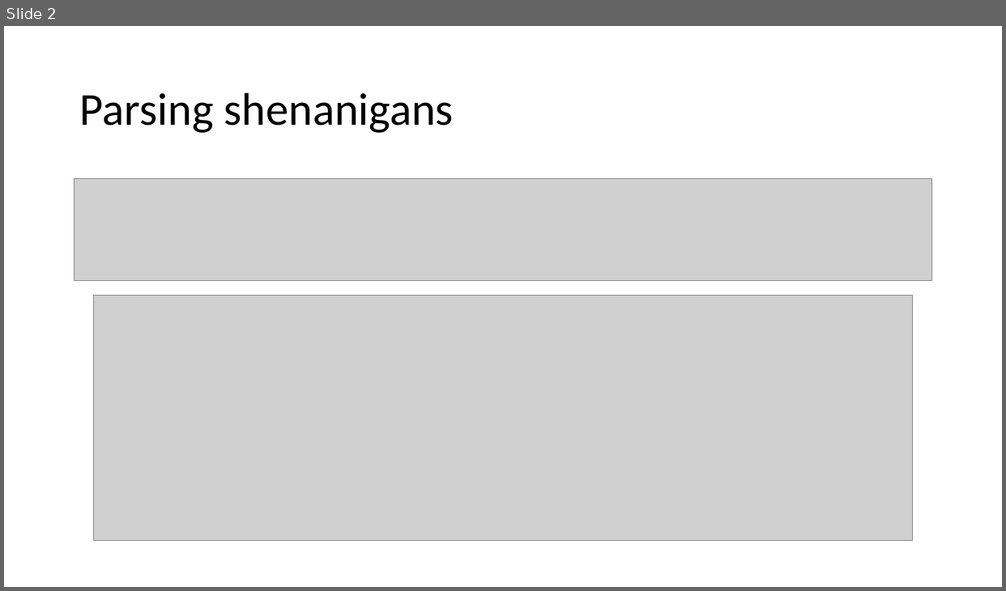
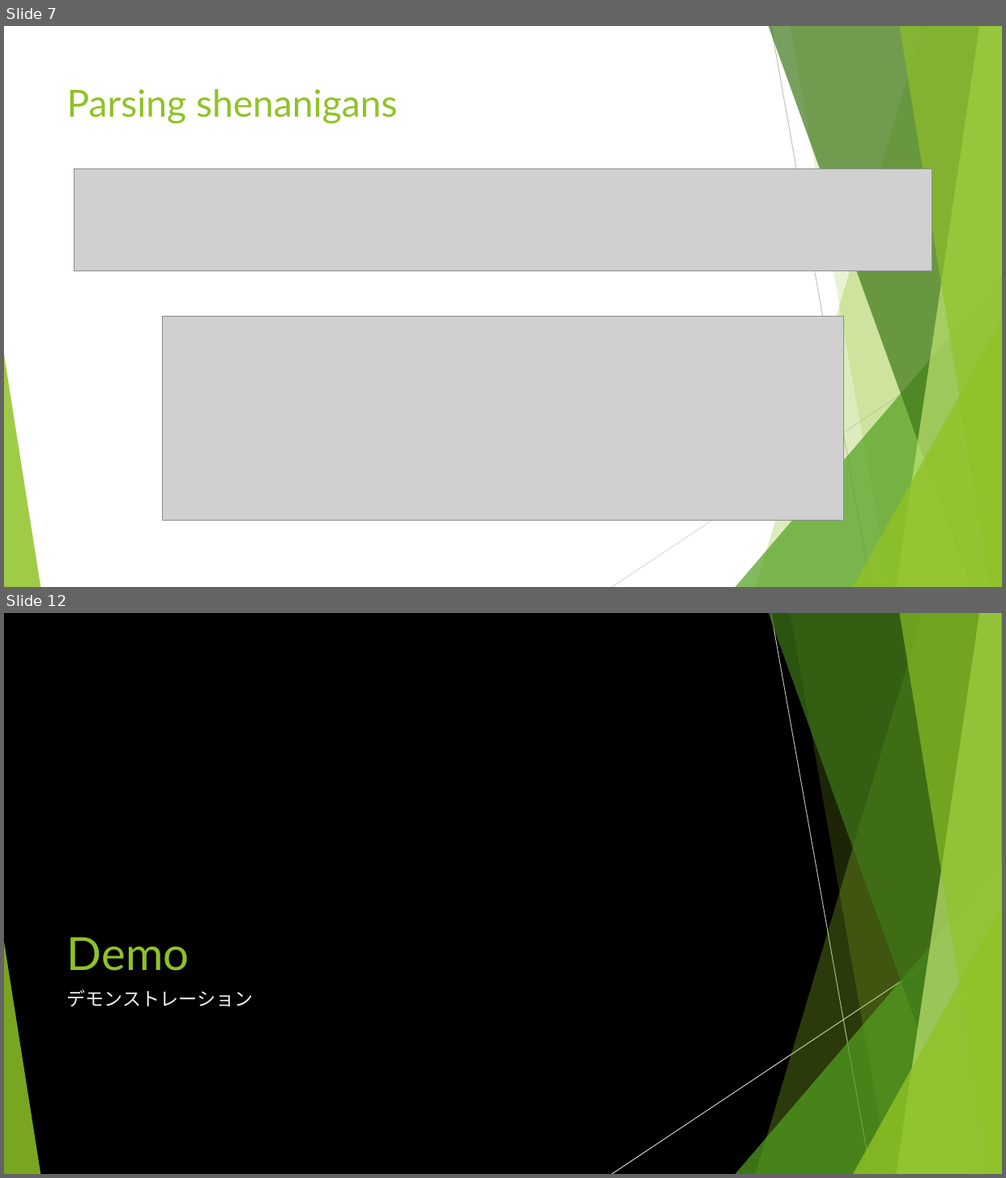
Before and after one commit to Exopi-Talent-Academy/Cereal_API_Rebekka, a slide deck: Cereal API Presentation.pptx. Shown one above the other, each under a label of ours: slide 2 before the commit, slides 7 and 12 after it; the slides between them are not shown. The pictures are 1006x591 and 1006x1178 pixels, drawn with LibreOffice and Linux fonts; fonts in the diff are those of the drawing; grey boxes stand for pictures. Boxes give left, top, right and bottom in pixels: in the first picture for what was removed or moved away, otherwise in the second. Text is boxed around its words. In the diff, an @@ line names an element or a change of style, - is before the commit and + after.

```diff
--- a/Cereal API Presentation.pptx
+++ b/Cereal API Presentation.pptx
@@ slide 12 added at [4,613,1002,1174], background #000000; not listed: 10 template elements that a slide beside it also shows @@
@@ title added at [67,937,189,971], 44 pt, text #90C226 @@
+Demo
@@ text added at [67,990,253,1007], 18 pt, text #F2F2F2 @@
+デモンストレーション
@@ what was slide 2 is now slide 7 @@
@@ slide 7 changed as well @@
@@ title "Parsing shenanigans": place and size @@
-title "Parsing shenanigans" at [80,92,454,133]
+title "Parsing shenanigans" at [67,89,398,124]
@@ title "Parsing shenanigans" at [67,89,398,124]: size 44 to 36 pt, font Calibri to Lato, text colour #000000 to #90C226; line spacing 0.9 to 1; vertical alignment middle to top @@
@@ picture: place and size @@
-picture at [74,179,932,280]
+picture at [74,169,932,271]
@@ picture: place and size @@
-picture at [94,296,913,541]
+picture at [163,317,843,521]
@@ group added at [4,26,1002,587]: 5 freeform shapes, 3 triangles, 2 lines @@
```
Also in this commit, not shown: 1 other slide changed, 12 other slides added.
